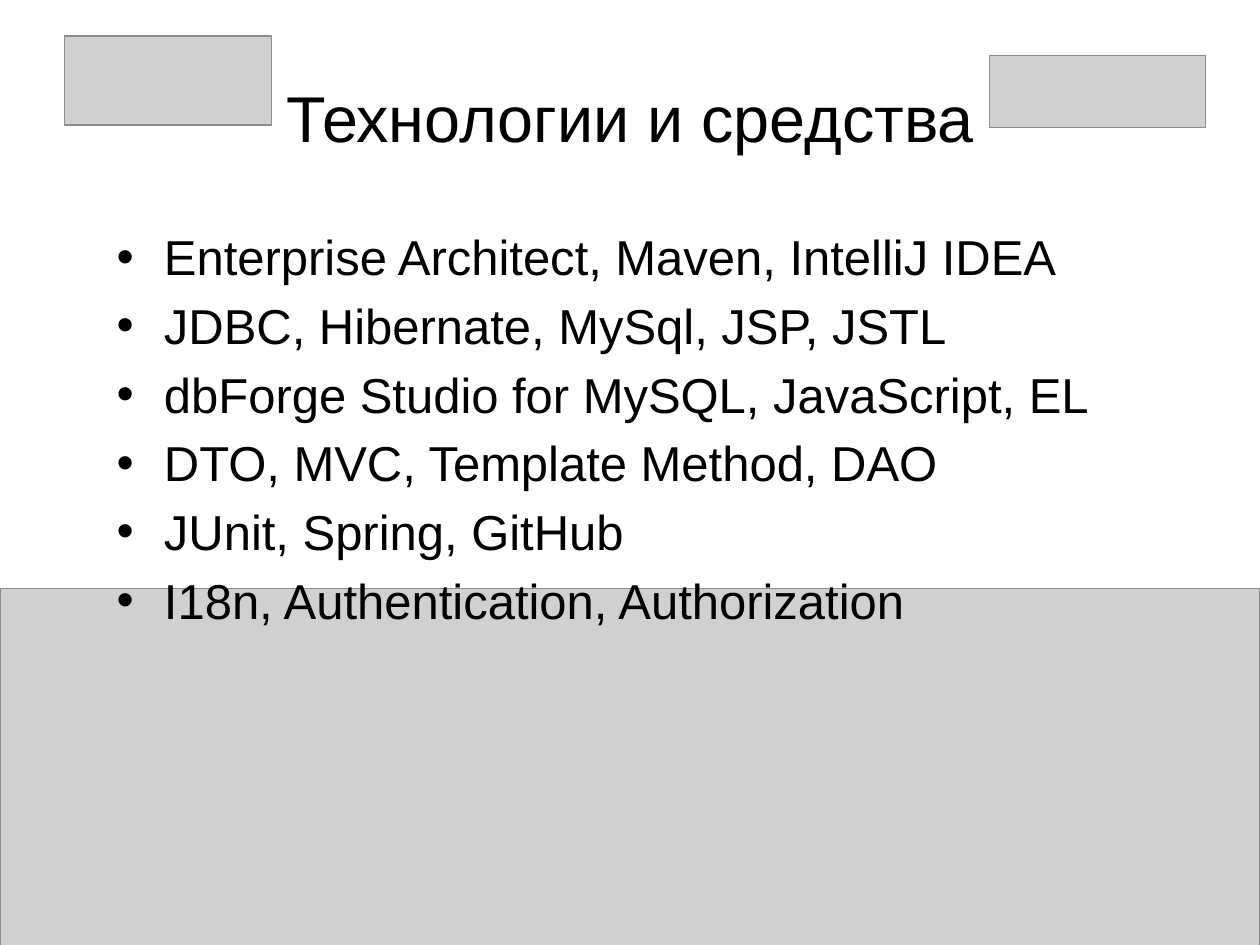
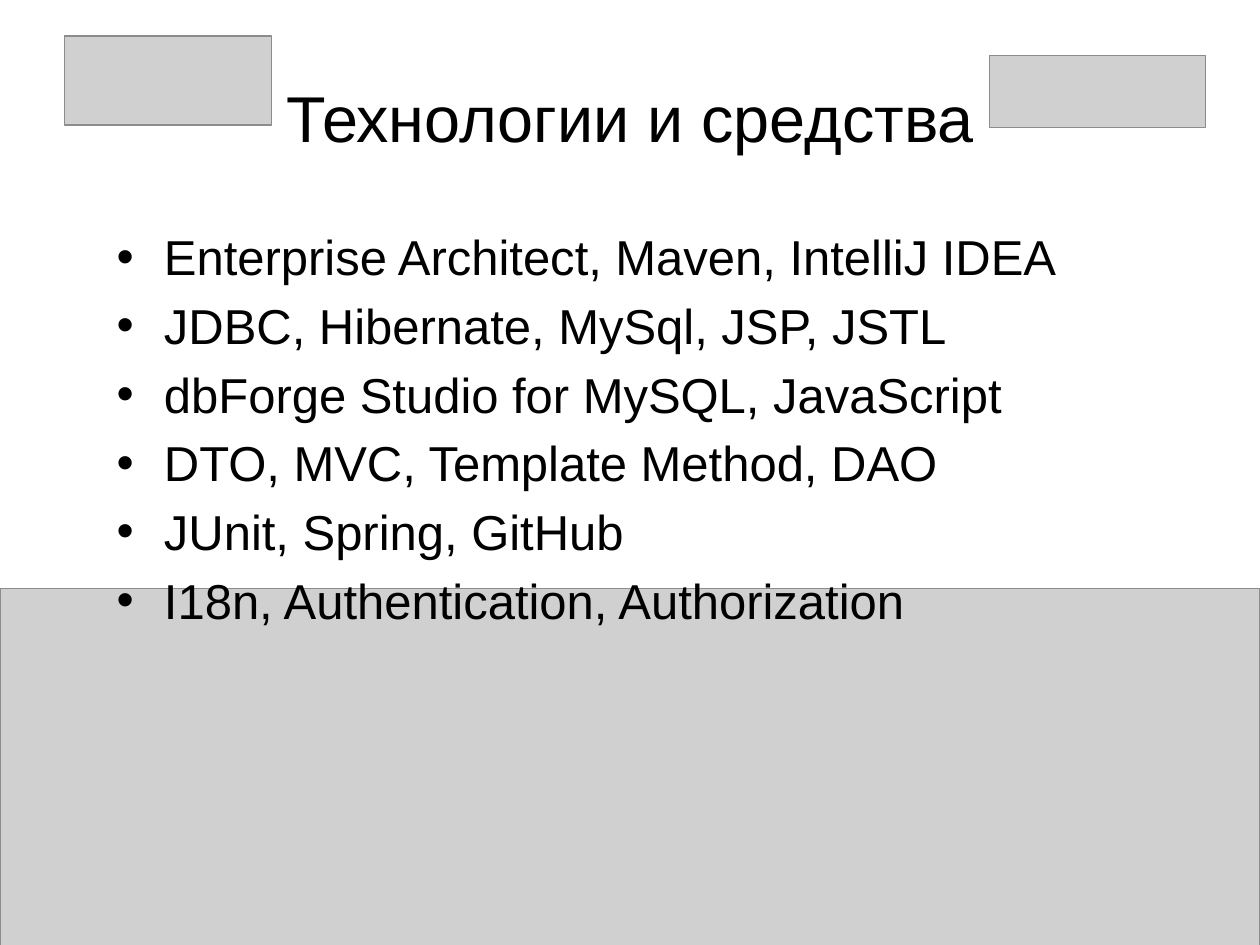
Before and after one commit to goout/RealtyProject, a slide deck: slide 4 of Presentation.pptx. Drawn at 1260x945 pixels with LibreOffice and Linux fonts; fonts in the diff are those of the drawing; grey boxes stand for pictures. Boxes give left, top, right and bottom in pixels: in the first picture for what was removed or moved away, otherwise in the second. Text is boxed around its words. In the diff, an @@ line names an element or a change of style, - is before the commit and + after.

```diff
--- a/Presentation.pptx
+++ b/Presentation.pptx
@@ text at box(164, 377, 1001, 423): text changed @@
-• dbForge Studio for MySQL, JavaScript, EL
+• dbForge Studio for MySQL, JavaScript
```
Also in this commit, not shown: 2 other slides changed, 2 other files.
